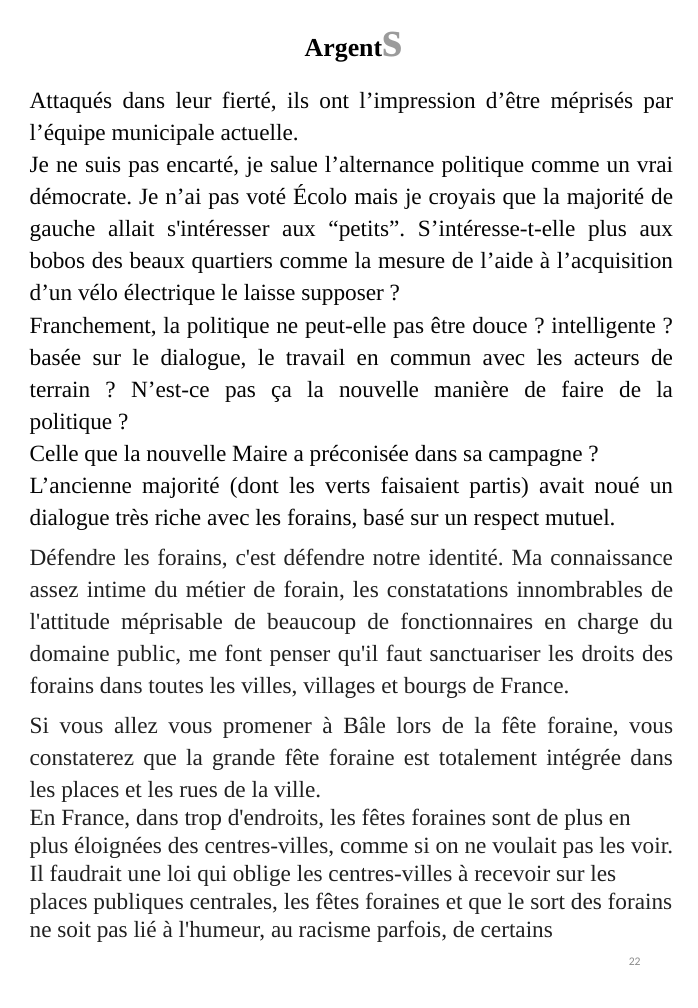
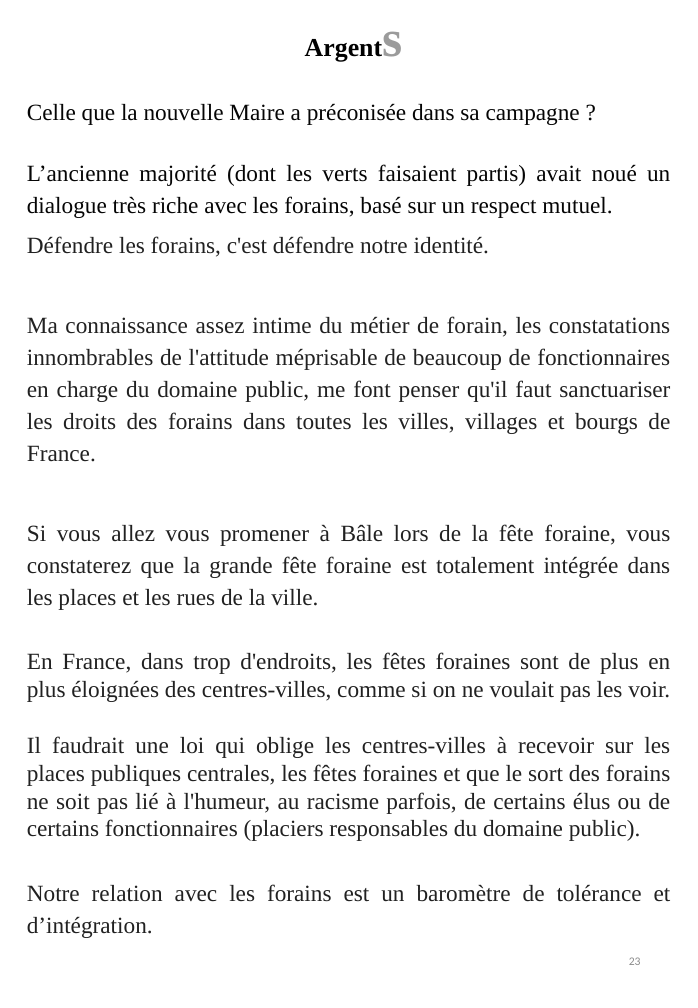
Before and after one commit to BenjaminLOUIS84/e_commerce, a slide deck: slide 23 of e_commerce/public/ppsx/tome3.ppsx (slide 22 before the commit). Drawn at 698x1008 pixels with LibreOffice and Linux fonts; fonts in the diff are those of the drawing. Boxes give left, top, right and bottom in pixels: in the first picture for what was removed or moved away, otherwise in the second. Text is boxed around its words. In the diff, an @@ line names an element or a change of style, - is before the commit and + after.

```diff
--- a/e_commerce/public/ppsx/tome3.ppsx
+++ b/e_commerce/public/ppsx/tome3.ppsx
@@ text "Celle que la nouvelle Maire ..." moved from (x1=30, y1=91, x2=674, y2=942) to (x1=27, y1=103, x2=671, y2=938) @@
@@ text at (x1=30, y1=91, x2=674, y2=434): paragraphs removed @@
-Attaqués dans leur fierté, ils ont l’impression d’être méprisés par l’équipe municipale actuelle.
-Je ne suis pas encarté, je salue l’alternance politique comme un vrai démocrate. Je n’ai pas voté Écolo mais je croyais que la majorité de gauche allait s'intéresser aux “petits”. S’intéresse-t-elle plus aux bobos des beaux quartiers comme la mesure de l’aide à l’acquisition d’un vélo électrique le laisse supposer ?
-Franchement, la politique ne peut-elle pas être douce ? intelligente ? basée sur le dialogue, le travail en commun avec les acteurs de terrain ? N’est-ce pas ça la nouvelle manière de faire de la politique ?
@@ text at (x1=27, y1=236, x2=670, y2=462): text changed @@
-Défendre les forains, c'est défendre notre identité. Ma connaissance assez intime du métier de forain, les constatations innombrables de l'attitude méprisable de beaucoup de fonctionnaires en charge du domaine public, me font penser qu'il faut sanctuariser les droits des forains dans toutes les villes, villages et bourgs de France.
+Défendre les forains, c'est défendre notre identité.
+Ma connaissance assez intime du métier de forain, les constatations innombrables de l'attitude méprisable de beaucoup de fonctionnaires en charge du domaine public, me font penser qu'il faut sanctuariser les droits des forains dans toutes les villes, villages et bourgs de France.
@@ text at (x1=27, y1=652, x2=671, y2=938): text changed @@
-En France, dans trop d'endroits, les fêtes foraines sont de plus en plus éloignées des centres-villes, comme si on ne voulait pas les voir. Il faudrait une loi qui oblige les centres-villes à recevoir sur les places publiques centrales, les fêtes foraines et que le sort des forains ne soit pas lié à l'humeur, au racisme parfois, de certains
+En France, dans trop d'endroits, les fêtes foraines sont de plus en plus éloignées des centres-villes, comme si on ne voulait pas les voir.
+Il faudrait une loi qui oblige les centres-villes à recevoir sur les places publiques centrales, les fêtes foraines et que le sort des forains ne soit pas lié à l'humeur, au racisme parfois, de certains élus ou de certains fonctionnaires (placiers responsables du domaine public).
+Notre relation avec les forains est un baromètre de tolérance et d’intégration.
```
Also in this commit, not shown: 35 other slides changed, 9 slides added.
